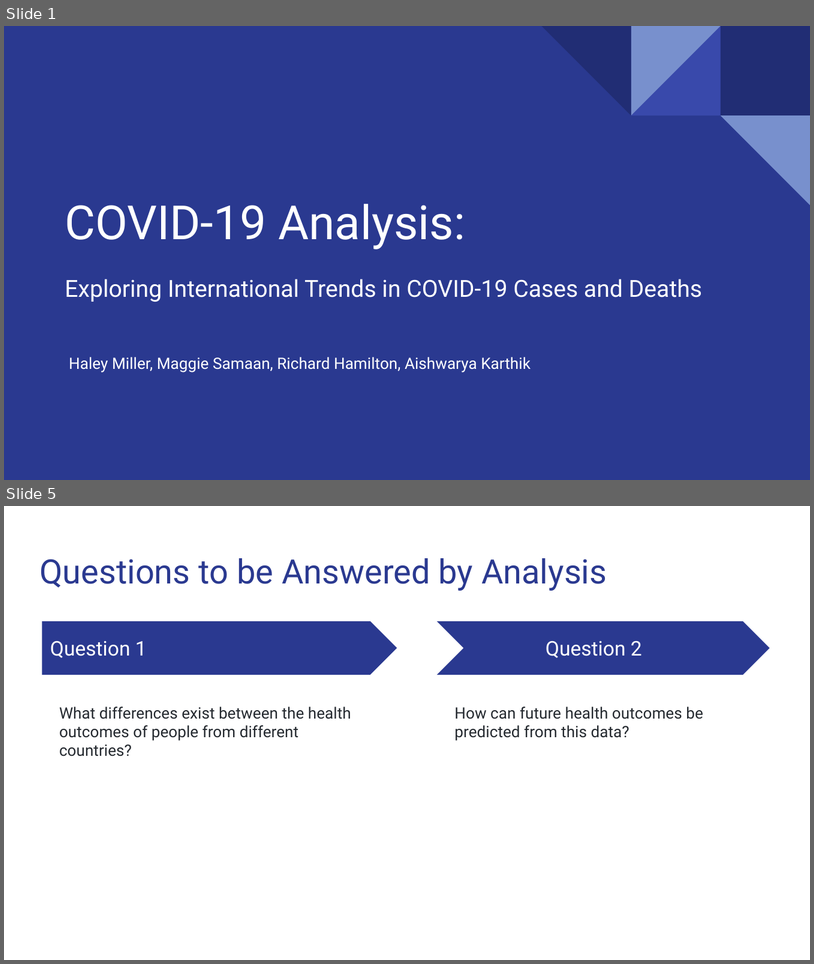
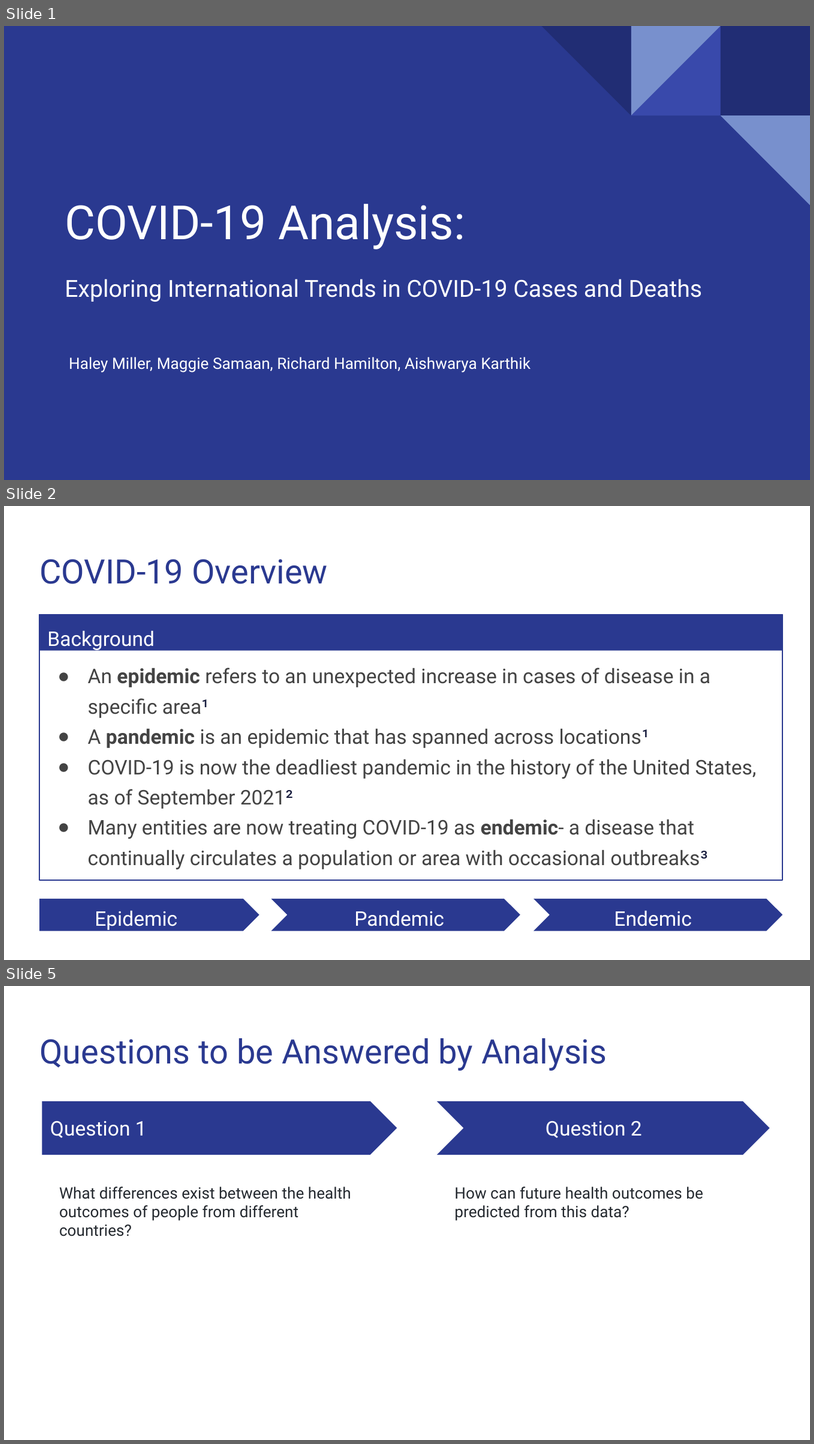
Before and after one commit to Magzzie/COVID-19_Analysis, a slide deck: COVID-19 Analysis.pptx. Shown one above the other, each under a label of ours: slides 1 and 5 before the commit, slides 1, 2 and 5 after it; the slides between them are not shown. The pictures are 814x964 and 814x1444 pixels, drawn with LibreOffice and Linux fonts; fonts in the diff are those of the drawing. Boxes give left, top, right and bottom in pixels: in the first picture for what was removed or moved away, otherwise in the second. Text is boxed around its words. In the diff, an @@ line names an element or a change of style, - is before the commit and + after.

```diff
--- a/COVID-19 Analysis.pptx
+++ b/COVID-19 Analysis.pptx
@@ slide 2 added at (4, 506, 810, 960), background #FFFFFF @@
@@ title added at (39, 559, 328, 584), 30 pt, text #2A3990 @@
+COVID-19 Overview
@@ rectangle added at (39, 614, 783, 651), fill #2A3990 @@
@@ rectangle added at (39, 614, 783, 879), outline #2A3990 0.75 pt @@
@@ text added at (47, 630, 155, 651), 18 pt, text #FFFFFF @@
+Background
@@ text added at (88, 667, 757, 869), 18 pt, text #434343 @@
+● An epidemic refers to an unexpected increase in cases of disease in a specific area¹
+● A pandemic is an epidemic that has spanned across locations¹
+● COVID-19 is now the deadliest pandemic in the history of the United States, as of September 2021²
+● Many entities are now treating COVID-19 as endemic- a disease that continually circulates a population or area with occasional outbreaks³
@@ pentagon arrow added at (39, 899, 260, 931), fill #2A3990 @@
@@ chevron added at (272, 899, 521, 931), fill #2A3990 @@
@@ chevron added at (534, 899, 783, 931), fill #2A3990 @@
@@ text added at (95, 910, 177, 931), 18 pt, text #FFFFFF @@
+Epidemic
@@ text added at (354, 910, 444, 931), 18 pt, text #FFFFFF @@
+Pandemic
@@ text added at (614, 910, 692, 931), 18 pt, text #FFFFFF @@
+Endemic
```
Also in this commit, not shown: 3 slides changed, 2 other slides added, 3 slides removed.
